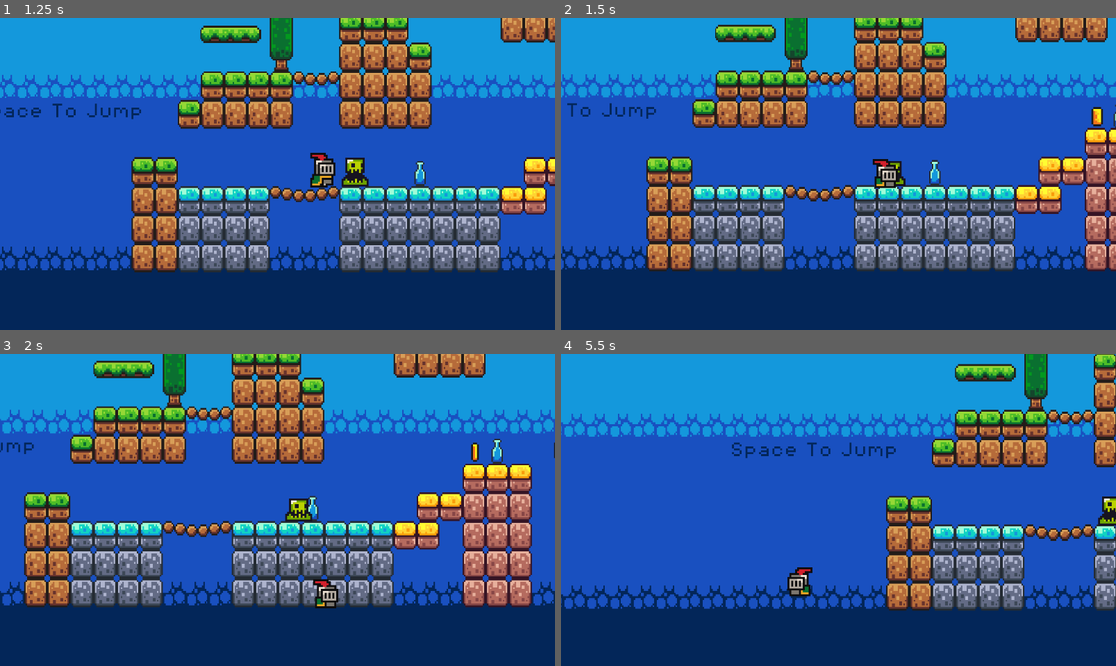
Above: before the commit, frames 1-4 (two rows, left to right).
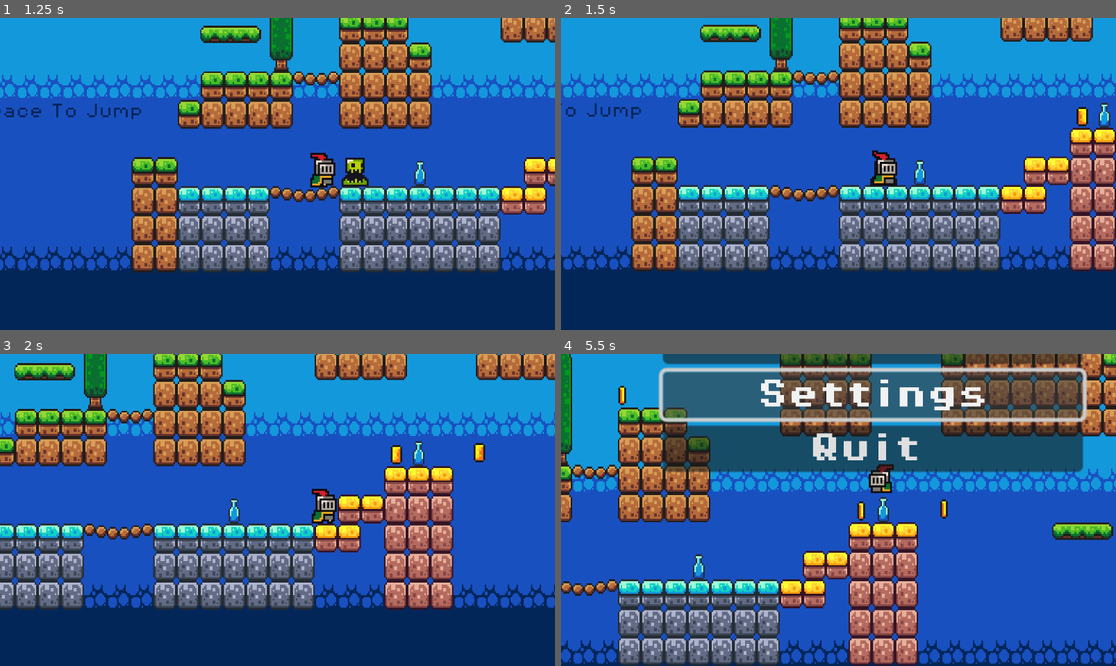
Above: after the commit, the same moments.

Repository: IronMansCPU/GodotTutorial
Game: Godot game, scene res://Scences/game.tscn
The game is run twice, just before and just after one commit, with the same random seed, the same clock (stepped at 60 frames per second) and the same inputs.
Inputs (mouse positions are in pixels of both pictures, inside the frame that each line leads up to):
- Up to frame 1 (1.25 s): hold D (move_right) from 0.53 s (still down); tap Space (jump) at 0.77 s
- Up to frame 2 (1.5 s): keep holding D (move_right)
- Up to frame 3 (2 s): keep holding D (move_right); tap Space (jump) at 1.52 s
- Up to frame 4 (5.5 s): release D (move_right) at 2.03 s; hold A (move_left) 2.03-2.78 s; hold D (move_right) 2.78-4.25 s; tap Space (jump) at 3.02, 3.77 s; tap Escape (pause, bound only after the commit) at 4.15 s; click (871, 394) at 4.25 s, where only the run after the commit has a clickable "Settings"; hold A (move_left) from 5.03 s (still down)

Frame 1 is identical in both runs. In frame 2, 32% of the frame differs, in the area x 0-100%, y 0-82%; in frame 3, 53%; in frame 4, 73%, in the area x 0-100%, y 0-100%.

Commit message:
New Additions
- Added Ability to kill slimes/enemies
- Added Death sounds for both Player and Enemies
- Added Pause Menu scene, allowing player to pause the game whenever they feel the need

Diff:
--- a/Scences/coin.tscn
+++ b/Scences/coin.tscn
@@ -98,6 +98,44 @@
 
 [sub_resource type="CircleShape2D" id="CircleShape2D_cdpmc"]
 radius = 5.09902
+
+[sub_resource type="Animation" id="Animation_4hpef"]
+tracks/0/type = "value"
+tracks/0/imported = false
+tracks/0/enabled = true
+tracks/0/path = NodePath("AnimatedSprite2D:visible")
+tracks/0/interp = 1
+tracks/0/loop_wrap = true
+tracks/0/keys = {
+"times": PackedFloat32Array(0),
+"transitions": PackedFloat32Array(1),
+"update": 1,
+"values": [true]
+}
+tracks/1/type = "value"
+tracks/1/imported = false
+tracks/1/enabled = true
+tracks/1/path = NodePath("CollisionShape2D:disabled")
+tracks/1/interp = 1
+tracks/1/loop_wrap = true
+tracks/1/keys = {
+"times": PackedFloat32Array(0),
+"transitions": PackedFloat32Array(1),
+"update": 1,
+"values": [false]
+}
+tracks/2/type = "value"
+tracks/2/imported = false
+tracks/2/enabled = true
+tracks/2/path = NodePath("PickupSound:playing")
+tracks/2/interp = 1
+tracks/2/loop_wrap = true
+tracks/2/keys = {
+"times": PackedFloat32Array(0),
+"transitions": PackedFloat32Array(1),
+"update": 1,
+"values": [false]
+}
 
 [sub_resource type="Animation" id="Animation_c6bib"]
 resource_name = "pickupAnimation"
@@ -144,50 +182,26 @@
 tracks/3/interp = 1
 tracks/3/loop_wrap = true
 tracks/3/keys = {
-"times": PackedFloat32Array(0.533333),
+"times": PackedFloat32Array(0.333333),
 "transitions": PackedFloat32Array(1),
 "values": [{
 "args": [],
 "method": &"queue_free"
 }]
 }
-
-[sub_resource type="Animation" id="Animation_4hpef"]
-tracks/0/type = "value"
-tracks/0/imported = false
-tracks/0/enabled = true
-tracks/0/path = NodePath("AnimatedSprite2D:visible")
-tracks/0/interp = 1
-tracks/0/loop_wrap = true
-tracks/0/keys = {
-"times": PackedFloat32Array(0),
-"transitions": PackedFloat32Array(1),
-"update": 1,
-"values": [true]
-}
-tracks/1/type = "value"
-tracks/1/imported = false
-tracks/1/enabled = true
-tracks/1/path = NodePath("CollisionShape2D:disabled")
-tracks/1/interp = 1
-tracks/1/loop_wrap = true
-tracks/1/keys = {
-"times": PackedFloat32Array(0),
-"transitions": PackedFloat32Array(1),
-"update": 1,
-"values": [false]
-}
-tracks/2/type = "value"
-tracks/2/imported = false
-tracks/2/enabled = true
-tracks/2/path = NodePath("PickupSound:playing")
-tracks/2/interp = 1
-tracks/2/loop_wrap = true
-tracks/2/keys = {
-"times": PackedFloat32Array(0),
-"transitions": PackedFloat32Array(1),
-"update": 1,
-"values": [false]
+tracks/4/type = "method"
+tracks/4/imported = false
+tracks/4/enabled = true
+tracks/4/path = NodePath(".")
+tracks/4/interp = 1
+tracks/4/loop_wrap = true
+tracks/4/keys = {
+"times": PackedFloat32Array(0),
+"transitions": PackedFloat32Array(1),
+"values": [{
+"args": [],
+"method": &"hide"
+}]
 }
 
 [sub_resource type="AnimationLibrary" id="AnimationLibrary_6pwrx"]
--- a/Scences/game.tscn
+++ b/Scences/game.tscn
@@ -1,6 +1,7 @@
-[gd_scene load_steps=16 format=3 uid="uid://qvs1bp5wpsbf"]
+[gd_scene load_steps=18 format=3 uid="uid://qvs1bp5wpsbf"]
 
 [ext_resource type="Script" path="res://Scripts/game_manager.gd" id="1_hx4dm"]
+[ext_resource type="Script" path="res://Scripts/game.gd" id="1_l4m6j"]
 [ext_resource type="PackedScene" uid="uid://b08utn6g37mfv" path="res://Scences/player.tscn" id="1_mpwqc"]
 [ext_resource type="Texture2D" uid="uid://dfb658n2o7i1g" path="res://Assets/sprites/world_tileset.png" id="1_xhya5"]
 [ext_resource type="FontFile" uid="uid://4jm4jkl646em" path="res://Assets/fonts/PixelOperator8-Bold.ttf" id="2_xujy4"]
@@ -9,6 +10,7 @@
 [ext_resource type="PackedScene" uid="uid://byxf6sgjudh8y" path="res://Scences/kill_zone.tscn" id="5_06hi4"]
 [ext_resource type="FontFile" uid="uid://bfjvuo5ujkguk" path="res://Assets/fonts/PixelOperator8.ttf" id="6_2diy6"]
 [ext_resource type="PackedScene" uid="uid://5y4pii7pshe4" path="res://Scences/slime.tscn" id="6_wd6v8"]
+[ext_resource type="PackedScene" uid="uid://bhe1nqkedy08u" path="res://Scences/pause_menu.tscn" id="11_uaw8q"]
 
 [sub_resource type="TileSetAtlasSource" id="TileSetAtlasSource_7jr3g"]
 texture = ExtResource("1_xhya5")
@@ -229,6 +231,7 @@
 }
 
 [node name="Game" type="Node2D"]
+script = ExtResource("1_l4m6j")
 
 [node name="GameManager" type="Node" parent="."]
 unique_name_in_owner = true
@@ -266,6 +269,10 @@
 limit_smoothed = true
 position_smoothing_enabled = true
 
+[node name="PauseMenu" parent="Player" instance=ExtResource("11_uaw8q")]
+offset_top = -1.0
+offset_bottom = -1.0
+
 [node name="KillZone" parent="." instance=ExtResource("5_06hi4")]
 position = Vector2(0, 32)
 
--- a/Scences/kill_zone.tscn
+++ b/Scences/kill_zone.tscn
@@ -1,6 +1,30 @@
-[gd_scene load_steps=2 format=3 uid="uid://byxf6sgjudh8y"]
+[gd_scene load_steps=5 format=3 uid="uid://byxf6sgjudh8y"]
 
 [ext_resource type="Script" path="res://Scripts/kill_zone.gd" id="1_gu05w"]
+[ext_resource type="AudioStream" uid="uid://blhp75mjxscuf" path="res://Assets/sounds/death sound.wav" id="2_s63kt"]
+
+[sub_resource type="Animation" id="Animation_ahk5r"]
+resource_name = "death_animation"
+tracks/0/type = "audio"
+tracks/0/imported = false
+tracks/0/enabled = true
+tracks/0/path = NodePath("DeathSound")
+tracks/0/interp = 1
+tracks/0/loop_wrap = true
+tracks/0/keys = {
+"clips": [{
+"end_offset": 0.0,
+"start_offset": 0.6,
+"stream": ExtResource("2_s63kt")
+}],
+"times": PackedFloat32Array(0)
+}
+tracks/0/use_blend = true
+
+[sub_resource type="AnimationLibrary" id="AnimationLibrary_x1d1s"]
+_data = {
+"death_animation": SubResource("Animation_ahk5r")
+}
 
 [node name="KillZone" type="Area2D"]
 collision_mask = 2
@@ -10,5 +34,12 @@
 wait_time = 0.6
 one_shot = true
 
+[node name="AnimationPlayer" type="AnimationPlayer" parent="."]
+libraries = {
+"": SubResource("AnimationLibrary_x1d1s")
+}
+
+[node name="DeathSound" type="AudioStreamPlayer2D" parent="."]
+
 [connection signal="body_entered" from="." to="." method="_on_body_entered"]
 [connection signal="timeout" from="Timer" to="." method="_on_timer_timeout"]
--- a/Scences/main_menu.tscn
+++ /dev/null
@@ -1,14 +0,0 @@
-[gd_scene format=3 uid="uid://bhe1nqkedy08u"]
-
-[node name="Menu" type="Control"]
-layout_mode = 3
-anchors_preset = 15
-anchor_right = 1.0
-anchor_bottom = 1.0
-grow_horizontal = 2
-grow_vertical = 2
-
-[node name="VBoxContainer" type="VBoxContainer" parent="."]
-layout_mode = 0
-offset_right = 40.0
-offset_bottom = 40.0
--- /dev/null
+++ b/Scences/pause_menu.tscn
@@ -0,0 +1,48 @@
+[gd_scene load_steps=3 format=3 uid="uid://bhe1nqkedy08u"]
+
+[ext_resource type="Script" path="res://Scripts/pause_menu.gd" id="1_glrpc"]
+[ext_resource type="FontFile" uid="uid://4jm4jkl646em" path="res://Assets/fonts/PixelOperator8-Bold.ttf" id="1_iac3f"]
+
+[node name="PauseMenu" type="Control"]
+visible = false
+layout_mode = 3
+anchors_preset = 8
+anchor_left = 0.5
+anchor_top = 0.5
+anchor_right = 0.5
+anchor_bottom = 0.5
+offset_left = -24.0
+offset_top = 29.0
+offset_right = -24.0
+offset_bottom = 29.0
+grow_horizontal = 2
+grow_vertical = 2
+script = ExtResource("1_glrpc")
+
+[node name="VBoxContainer" type="VBoxContainer" parent="."]
+layout_mode = 0
+offset_left = -88.0
+offset_top = -90.0
+offset_right = 130.0
+offset_bottom = 142.0
+
+[node name="Resume" type="Button" parent="VBoxContainer"]
+layout_mode = 2
+focus_neighbor_top = NodePath("../Exit")
+theme_override_fonts/font = ExtResource("1_iac3f")
+text = "Reusme "
+
+[node name="Settings" type="Button" parent="VBoxContainer"]
+layout_mode = 2
+theme_override_fonts/font = ExtResource("1_iac3f")
+text = "Settings"
+
+[node name="Exit" type="Button" parent="VBoxContainer"]
+layout_mode = 2
+focus_neighbor_bottom = NodePath("../Resume")
+theme_override_fonts/font = ExtResource("1_iac3f")
+text = "Quit "
+
+[connection signal="pressed" from="VBoxContainer/Resume" to="." method="_on_resume_pressed"]
+[connection signal="pressed" from="VBoxContainer/Settings" to="." method="_on_settings_pressed"]
+[connection signal="pressed" from="VBoxContainer/Exit" to="." method="_on_exit_pressed"]
--- a/Scences/slime.tscn
+++ b/Scences/slime.tscn
@@ -1,8 +1,63 @@
-[gd_scene load_steps=10 format=3 uid="uid://5y4pii7pshe4"]
+[gd_scene load_steps=15 format=3 uid="uid://5y4pii7pshe4"]
 
 [ext_resource type="Texture2D" uid="uid://klhxj1esv7y3" path="res://Assets/sprites/slime_green.png" id="1_84vla"]
 [ext_resource type="Script" path="res://Scripts/slime.gd" id="1_heita"]
+[ext_resource type="AudioStream" uid="uid://crv1jrnpvyv0b" path="res://Assets/sounds/slime death.wav" id="2_eoopm"]
 [ext_resource type="PackedScene" uid="uid://byxf6sgjudh8y" path="res://Scences/kill_zone.tscn" id="2_xsev4"]
+
+[sub_resource type="Animation" id="Animation_mgb60"]
+resource_name = "death_animation"
+tracks/0/type = "method"
+tracks/0/imported = false
+tracks/0/enabled = true
+tracks/0/path = NodePath("..")
+tracks/0/interp = 1
+tracks/0/loop_wrap = true
+tracks/0/keys = {
+"times": PackedFloat32Array(0.0333334),
+"transitions": PackedFloat32Array(1),
+"values": [{
+"args": [],
+"method": &"hide"
+}]
+}
+tracks/1/type = "method"
+tracks/1/imported = false
+tracks/1/enabled = true
+tracks/1/path = NodePath("..")
+tracks/1/interp = 1
+tracks/1/loop_wrap = true
+tracks/1/keys = {
+"times": PackedFloat32Array(0.366667),
+"transitions": PackedFloat32Array(1),
+"values": [{
+"args": [],
+"method": &"queue_free"
+}]
+}
+tracks/2/type = "audio"
+tracks/2/imported = false
+tracks/2/enabled = true
+tracks/2/path = NodePath("../DeathNoise")
+tracks/2/interp = 1
+tracks/2/loop_wrap = true
+tracks/2/keys = {
+"clips": [{
+"end_offset": 0.71,
+"start_offset": 0.29,
+"stream": ExtResource("2_eoopm")
+}],
+"times": PackedFloat32Array(0)
+}
+tracks/2/use_blend = true
+
+[sub_resource type="Animation" id="Animation_jrfqh"]
+
+[sub_resource type="AnimationLibrary" id="AnimationLibrary_s34ij"]
+_data = {
+"RESET": SubResource("Animation_jrfqh"),
+"death_animation": SubResource("Animation_mgb60")
+}
 
 [sub_resource type="AtlasTexture" id="AtlasTexture_fi3jr"]
 atlas = ExtResource("1_84vla")
@@ -46,10 +101,19 @@
 }]
 
 [sub_resource type="RectangleShape2D" id="RectangleShape2D_fmeno"]
-size = Vector2(9, 11)
+size = Vector2(8.5, 10.5)
+
+[sub_resource type="RectangleShape2D" id="RectangleShape2D_12dv3"]
+size = Vector2(11, 2.5)
 
 [node name="Slime" type="Node2D"]
 script = ExtResource("1_heita")
+
+[node name="AnimationPlayer" type="AnimationPlayer" parent="."]
+root_node = NodePath("../HeadHitBox")
+libraries = {
+"": SubResource("AnimationLibrary_s34ij")
+}
 
 [node name="LeftRayCast" type="RayCast2D" parent="."]
 position = Vector2(0, -6)
@@ -67,6 +131,19 @@
 
 [node name="KillZone" parent="." instance=ExtResource("2_xsev4")]
 position = Vector2(0, -6)
+collision_mask = 0
 
 [node name="CollisionShape2D" type="CollisionShape2D" parent="KillZone"]
 shape = SubResource("RectangleShape2D_fmeno")
+
+[node name="HeadHitBox" type="Area2D" parent="."]
+position = Vector2(0, -13)
+collision_mask = 2
+
+[node name="CollisionShape2D" type="CollisionShape2D" parent="HeadHitBox"]
+position = Vector2(0, -1)
+shape = SubResource("RectangleShape2D_12dv3")
+
+[node name="DeathNoise" type="AudioStreamPlayer2D" parent="."]
+
+[connection signal="body_entered" from="HeadHitBox" to="." method="_on_head_hit_box_body_entered"]
--- /dev/null
+++ b/Scripts/game.gd
@@ -0,0 +1,24 @@
+extends Node2D
+
+
+@onready var pause_menu: Control = $Player/PauseMenu
+
+var paused = false
+# Called when the node enters the scene tree for the first time.
+func _ready() -> void:
+	pass # Replace with function body.
+
+
+# Called every frame. 'delta' is the elapsed time since the previous frame.
+func _process(delta: float) -> void:
+	if Input.is_action_just_pressed("pause"):
+		_pauseMenu()
+
+func _pauseMenu():
+	if paused:
+		pause_menu.hide()
+		Engine.time_scale = 1
+	else:
+		pause_menu.show()
+		Engine.time_scale = 0
+	paused = !paused
--- a/Scripts/kill_zone.gd
+++ b/Scripts/kill_zone.gd
@@ -1,10 +1,13 @@
 extends Area2D
+
+@onready var animation_player: AnimationPlayer = $AnimationPlayer
 
 
 @onready var timer = $Timer
 
 func _on_body_entered(body: Node2D) -> void:
 	print("Player Died")
+	animation_player.play("death_animation")
 	Engine.time_scale = 0.5
 	body.get_node("CollisionShape2D").queue_free()
 	timer.start()
--- /dev/null
+++ b/Scripts/pause_menu.gd
@@ -0,0 +1,19 @@
+extends Control
+
+
+@onready var main: Node2D = $"../.."
+
+# Called when the node enters the scene tree for the first time.
+#func _ready() -> void:
+	#$VBoxContainerpass/Resume.grab_focus()# Replace with function body.
+
+func _on_resume_pressed() -> void:
+	main._pauseMenu()
+
+
+func _on_settings_pressed() -> void:
+	pass # Replace with function body.
+
+
+func _on_exit_pressed() -> void:
+	get_tree().quit()
--- a/Scripts/slime.gd
+++ b/Scripts/slime.gd
@@ -2,7 +2,8 @@
 
 const SPEED = 60
 var direction =1
-
+@onready var animation_player: AnimationPlayer = $AnimationPlayer
+@onready var kill_zone: Area2D = $KillZone
 
 @onready var slime_sprite = $AnimatedSprite2D
 @onready var ray_cast_left = $LeftRayCast
@@ -16,3 +17,10 @@
 		direction = 1
 		slime_sprite.flip_h = false
 	position.x += direction * SPEED * delta
+
+func _on_head_hit_box_body_entered(body: Node2D) -> void:
+	print("Slime Killed")
+	animation_player.play("death_animation")
+	kill_zone.set_collision_mask_value(2, false)
+	await get_tree().process_frame  # Waits one frame
+	#print(kill_zone.get_collision_mask_value(3))
--- a/default_bus_layout.tres
+++ b/default_bus_layout.tres
@@ -5,7 +5,7 @@
 bus/1/solo = false
 bus/1/mute = false
 bus/1/bypass_fx = false
-bus/1/volume_db = -5.93425
+bus/1/volume_db = -17.0211
 bus/1/send = &"Master"
 bus/2/name = &"Sound Effects"
 bus/2/solo = false
--- a/project.godot
+++ b/project.godot
@@ -43,6 +43,11 @@
 "events": [Object(InputEventKey,"resource_local_to_scene":false,"resource_name":"","device":-1,"window_id":0,"alt_press …(192 unchanged characters)…
 ]
 }
+pause={
+"deadzone": 0.5,
+"events": [Object(InputEventKey,"resource_local_to_scene":false,"resource_name":"","device":-1,"window_id":0,"alt_pressed":false,"shift_pressed":false,"ctrl_pressed":false,"meta_pressed":false,"pressed":false,"keycode":0,"physical_keycode":4194305,"key_label":0,"unicode":0,"location":0,"echo":false,"script":null)
+]
+}
 
 [rendering]
 
Not shown, added: Assets/sounds/death sound.wav.import
Not shown, added: Assets/sounds/slime death.wav.import
Not shown, added: Assets/sounds/dea9DF.tmp
Not shown, added: Assets/sounds/deaED4A.tmp
Not shown, added: Assets/sounds/death sound.wav
Not shown, added: Assets/sounds/slime death.wav
Not shown, added: Scences/death sound.m4a
